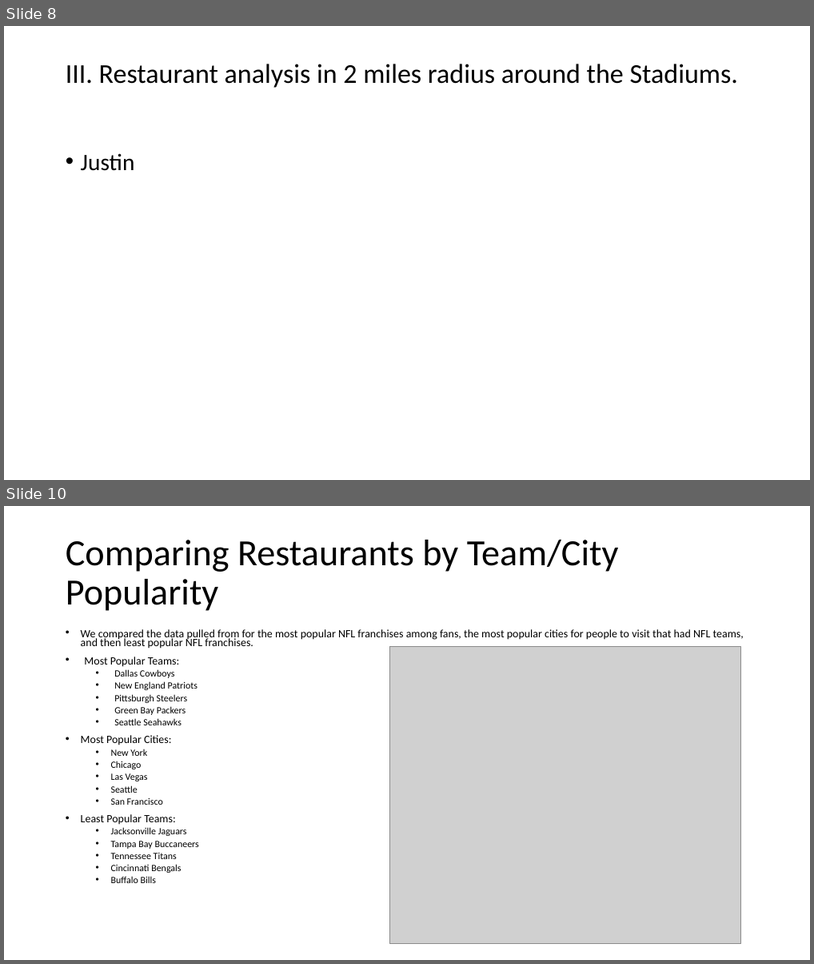
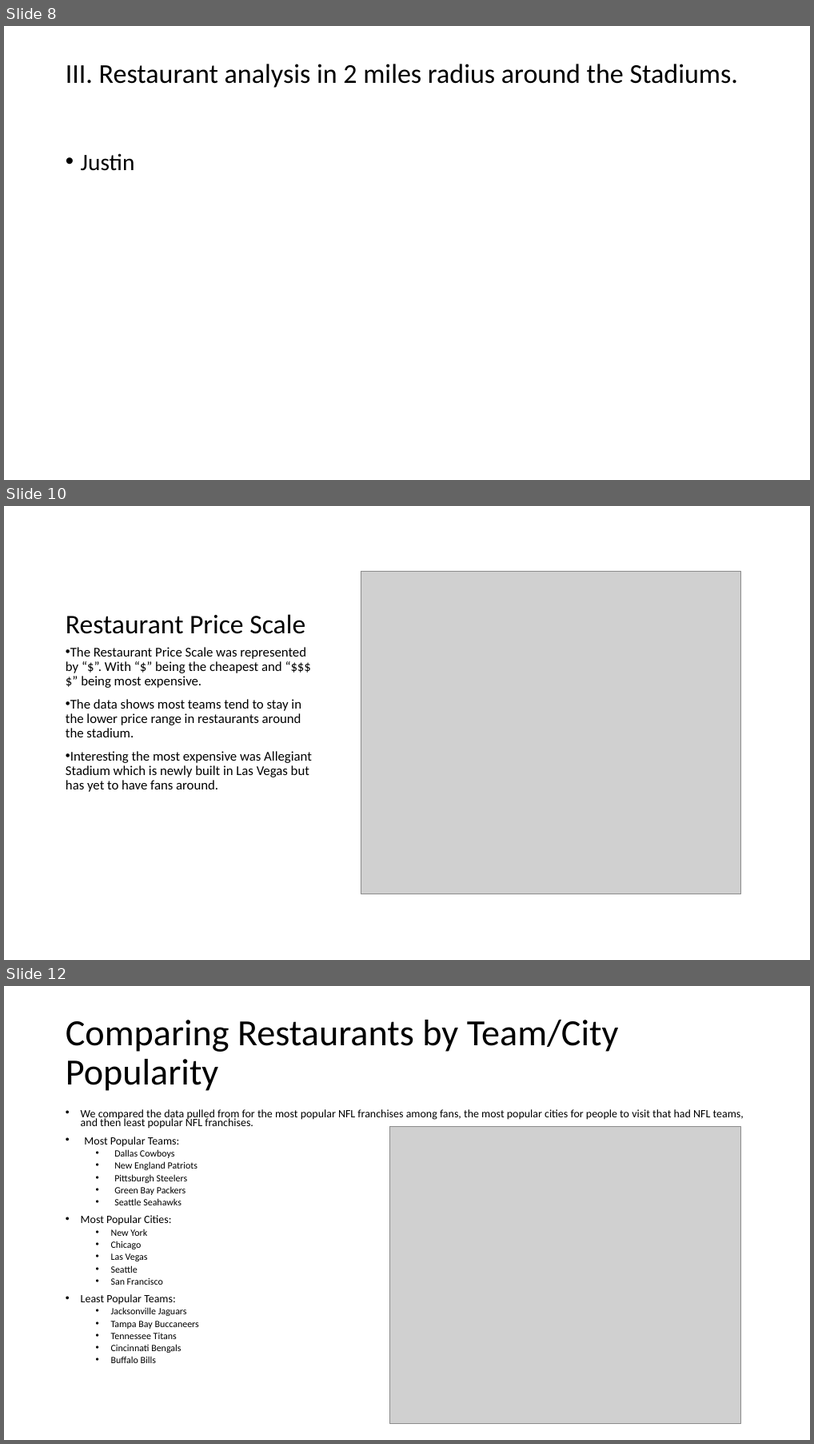
Before and after one commit to jjying89/Yelp-Restaurants-Analysis, a slide deck: Presentation/Team_4-Restaurant_Density_Analysis..pptx. Shown one above the other, each under a label of ours: slides 8 and 10 before the commit, slides 8, 10 and 12 after it; the slides between them are not shown. The pictures are 814x964 and 814x1444 pixels, drawn with LibreOffice and Linux fonts; fonts in the diff are those of the drawing; grey boxes stand for pictures. Boxes give left, top, right and bottom in pixels: in the first picture for what was removed or moved away, otherwise in the second. Text is boxed around its words. In the diff, an @@ line names an element or a change of style, - is before the commit and + after.

```diff
--- a/Presentation/Team_4-Restaurant_Density_Analysis..pptx
+++ b/Presentation/Team_4-Restaurant_Density_Analysis..pptx
@@ slide 10 added at (x1=4, y1=506, x2=810, y2=960), background #FFFFFF @@
@@ picture added at (x1=361, y1=572, x2=742, y2=894) @@
@@ title added at (x1=66, y1=614, x2=306, y2=634), 32 pt, text #000000 @@
+Restaurant Price Scale
@@ text added at (x1=66, y1=647, x2=312, y2=792), 16 pt, text #000000 @@
+• The Restaurant Price Scale was represented by “$”. With “$” being the cheapest and “$$$$” being most expensive.
+• The data shows most teams tend to stay in the lower price range in restaurants around the stadium.
+• Interesting the most expensive was Allegiant Stadium which is newly built in Las Vegas but has yet to have fans around.
@@ what was slide 10 is now slide 12 @@
```
Also in this commit, not shown: 1 slide changed, 1 other slide added, 3 other files.
